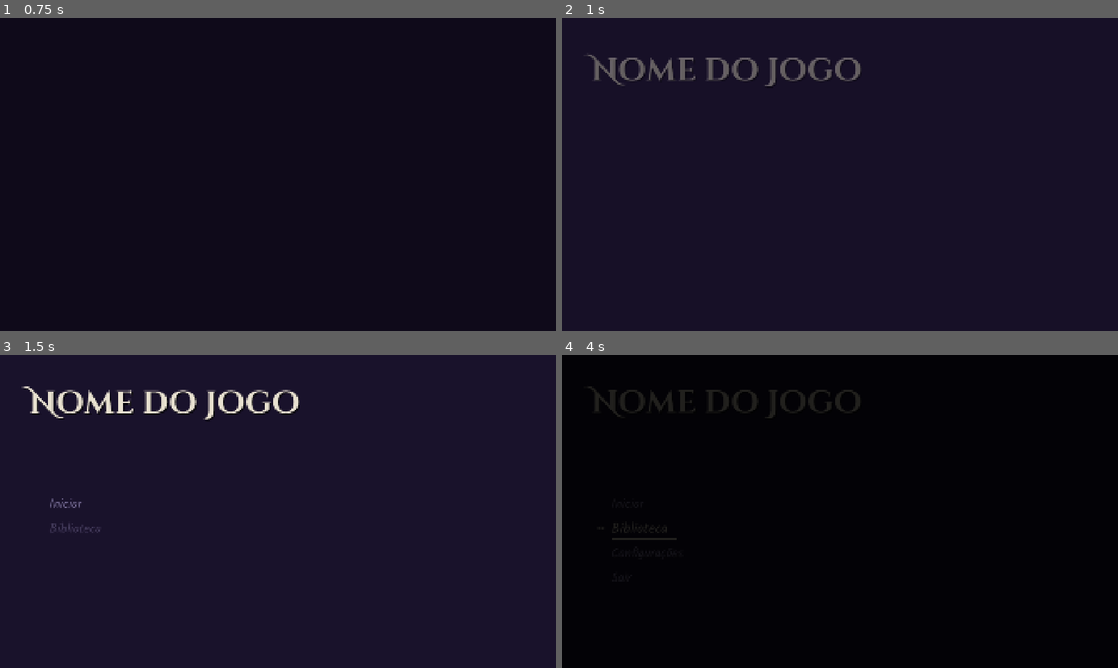
Above: before the commit, frames 1-4 (two rows, left to right).
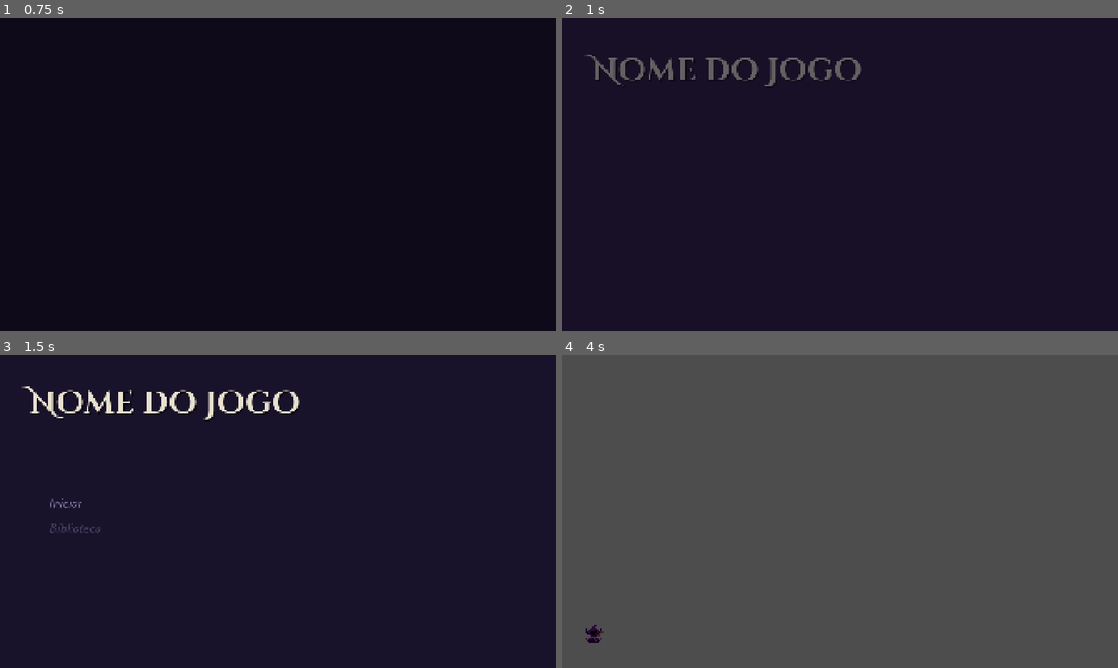
Above: after the commit, the same moments.

Repository: MateusEAlmeida/GJ-Dev-u
Game: Godot game, scene res://Intro/Intro.tscn
The game is run twice, just before and just after one commit, with the same random seed, the same clock (stepped at 60 frames per second) and the same inputs. Video files are missing from this copy of the repository; at most half a second of black plays in their place. Sound files missing from this copy of the repository are replaced by a short silence.
Inputs (mouse positions are in pixels of both pictures, inside the frame that each line leads up to):
- Up to frame 1 (0.75 s): tap Enter (ui_accept) at 0.5 s; move the mouse to (400, 158) at 0.52 s; hold Right (ui_right) from 0.53 s (still down); hold Enter (ui_accept) from 0.53 s (still down); click (400, 158) at 0.67 s
- Up to frame 2 (1 s): keep holding Right (ui_right); keep holding Enter (ui_accept)
- Up to frame 3 (1.5 s): keep holding Right (ui_right); move the mouse to (166, 527) at 1.27 s; release Enter (ui_accept) at 1.28 s; tap Enter (ui_accept) at 1.35 s
- Up to frame 4 (4 s): tap Enter (ui_accept) at 1.52, 1.82 s; release Right (ui_right) at 2 s; click "Iniciar" at 2 s; click (628, 505) at 2.75 s, where only the run before the commit has a clickable "Iniciar"; click (639, 530) at 3.5 s, where only the run before the commit has a clickable "Biblioteca"

Frame 1 is identical in both runs. In frame 2, 0.2% of the frame differs, in the area x 4-54%, y 11-21%; in frame 3, 0.6%; in frame 4, 100%, in the area x 0-100%, y 0-100%.

Commit message:
[ADD] animação e sprite do player + movimentação basica

Diff:
--- a/Menu/Menu.tscn
+++ b/Menu/Menu.tscn
@@ -15,9 +15,10 @@
 script = ExtResource("1_jf1j2")
 fonte_titulo = ExtResource("2_u03px")
 fonte_opcoes = ExtResource("3_crea4")
+cena_do_jogo = "uid://b8d5fyhhs02ny"
 cena_biblioteca = "uid://b776e0owy8bcj"
 musica_menu = ExtResource("2_e56cd")
-volume_musica_db = -10.5
+volume_musica_db = -21.5
 
 [node name="FundoProvisorio" type="ColorRect" parent="." unique_id=37291276]
 layout_mode = 0
--- /dev/null
+++ b/jogo/jogo.tscn
@@ -0,0 +1,269 @@
+[gd_scene format=3 uid="uid://b8d5fyhhs02ny"]
+
+[ext_resource type="Script" uid="uid://bkoenbbivf46f" path="res://jogo/player/character_body_2d.gd" id="1_en0u0"]
+[ext_resource type="Texture2D" uid="uid://7l6r6riuapwm" path="res://jogo/sprites/mago_spritesheet.png" id="2_t1vgo"]
+
+[sub_resource type="RectangleShape2D" id="RectangleShape2D_h018a"]
+size = Vector2(62, 64)
+
+[sub_resource type="AtlasTexture" id="AtlasTexture_en0u0"]
+atlas = ExtResource("2_t1vgo")
+region = Rect2(0, 32, 16, 16)
+
+[sub_resource type="AtlasTexture" id="AtlasTexture_ri866"]
+atlas = ExtResource("2_t1vgo")
+region = Rect2(16, 32, 16, 16)
+
+[sub_resource type="AtlasTexture" id="AtlasTexture_t1vgo"]
+atlas = ExtResource("2_t1vgo")
+region = Rect2(32, 32, 16, 16)
+
+[sub_resource type="AtlasTexture" id="AtlasTexture_ch246"]
+atlas = ExtResource("2_t1vgo")
+region = Rect2(48, 32, 16, 16)
+
+[sub_resource type="AtlasTexture" id="AtlasTexture_b05l3"]
+atlas = ExtResource("2_t1vgo")
+region = Rect2(0, 16, 16, 16)
+
+[sub_resource type="AtlasTexture" id="AtlasTexture_0rbln"]
+atlas = ExtResource("2_t1vgo")
+region = Rect2(16, 16, 16, 16)
+
+[sub_resource type="AtlasTexture" id="AtlasTexture_2j080"]
+atlas = ExtResource("2_t1vgo")
+region = Rect2(32, 16, 16, 16)
+
+[sub_resource type="AtlasTexture" id="AtlasTexture_ilh37"]
+atlas = ExtResource("2_t1vgo")
+region = Rect2(48, 16, 16, 16)
+
+[sub_resource type="AtlasTexture" id="AtlasTexture_bkx7t"]
+atlas = ExtResource("2_t1vgo")
+region = Rect2(0, 0, 16, 16)
+
+[sub_resource type="AtlasTexture" id="AtlasTexture_qpvg1"]
+atlas = ExtResource("2_t1vgo")
+region = Rect2(16, 0, 16, 16)
+
+[sub_resource type="AtlasTexture" id="AtlasTexture_8q6ba"]
+atlas = ExtResource("2_t1vgo")
+region = Rect2(32, 0, 16, 16)
+
+[sub_resource type="AtlasTexture" id="AtlasTexture_lk57l"]
+atlas = ExtResource("2_t1vgo")
+region = Rect2(48, 0, 16, 16)
+
+[sub_resource type="AtlasTexture" id="AtlasTexture_tv65q"]
+atlas = ExtResource("2_t1vgo")
+region = Rect2(0, 64, 16, 16)
+
+[sub_resource type="AtlasTexture" id="AtlasTexture_bgqau"]
+atlas = ExtResource("2_t1vgo")
+region = Rect2(16, 64, 16, 16)
+
+[sub_resource type="AtlasTexture" id="AtlasTexture_lms8j"]
+atlas = ExtResource("2_t1vgo")
+region = Rect2(32, 64, 16, 16)
+
+[sub_resource type="AtlasTexture" id="AtlasTexture_a3g5x"]
+atlas = ExtResource("2_t1vgo")
+region = Rect2(48, 64, 16, 16)
+
+[sub_resource type="AtlasTexture" id="AtlasTexture_1vh7m"]
+atlas = ExtResource("2_t1vgo")
+region = Rect2(0, 96, 16, 16)
+
+[sub_resource type="AtlasTexture" id="AtlasTexture_c66df"]
+atlas = ExtResource("2_t1vgo")
+region = Rect2(16, 96, 16, 16)
+
+[sub_resource type="AtlasTexture" id="AtlasTexture_efaf5"]
+atlas = ExtResource("2_t1vgo")
+region = Rect2(32, 96, 16, 16)
+
+[sub_resource type="AtlasTexture" id="AtlasTexture_in21l"]
+atlas = ExtResource("2_t1vgo")
+region = Rect2(48, 96, 16, 16)
+
+[sub_resource type="AtlasTexture" id="AtlasTexture_uy0k7"]
+atlas = ExtResource("2_t1vgo")
+region = Rect2(0, 80, 16, 16)
+
+[sub_resource type="AtlasTexture" id="AtlasTexture_2owfn"]
+atlas = ExtResource("2_t1vgo")
+region = Rect2(16, 80, 16, 16)
+
+[sub_resource type="AtlasTexture" id="AtlasTexture_h46mw"]
+atlas = ExtResource("2_t1vgo")
+region = Rect2(32, 80, 16, 16)
+
+[sub_resource type="AtlasTexture" id="AtlasTexture_ba2tl"]
+atlas = ExtResource("2_t1vgo")
+region = Rect2(48, 80, 16, 16)
+
+[sub_resource type="AtlasTexture" id="AtlasTexture_2hm5f"]
+atlas = ExtResource("2_t1vgo")
+region = Rect2(0, 48, 16, 16)
+
+[sub_resource type="AtlasTexture" id="AtlasTexture_b27pn"]
+atlas = ExtResource("2_t1vgo")
+region = Rect2(16, 48, 16, 16)
+
+[sub_resource type="AtlasTexture" id="AtlasTexture_5vbbf"]
+atlas = ExtResource("2_t1vgo")
+region = Rect2(32, 48, 16, 16)
+
+[sub_resource type="AtlasTexture" id="AtlasTexture_or88a"]
+atlas = ExtResource("2_t1vgo")
+region = Rect2(48, 48, 16, 16)
+
+[sub_resource type="SpriteFrames" id="SpriteFrames_t1vgo"]
+animations = [{
+"frames": [{
+"duration": 1.0,
+"texture": SubResource("AtlasTexture_en0u0")
+}, {
+"duration": 1.0,
+"texture": SubResource("AtlasTexture_ri866")
+}, {
+"duration": 1.0,
+"texture": SubResource("AtlasTexture_t1vgo")
+}, {
+"duration": 1.0,
+"texture": SubResource("AtlasTexture_ch246")
+}],
+"loop": 1,
+"name": &"andar_direita",
+"speed": 10.0
+}, {
+"frames": [{
+"duration": 1.0,
+"texture": SubResource("AtlasTexture_b05l3")
+}, {
+"duration": 1.0,
+"texture": SubResource("AtlasTexture_0rbln")
+}, {
+"duration": 1.0,
+"texture": SubResource("AtlasTexture_2j080")
+}, {
+"duration": 1.0,
+"texture": SubResource("AtlasTexture_ilh37")
+}],
+"loop": 1,
+"name": &"andar_esquerda",
+"speed": 10.0
+}, {
+"frames": [{
+"duration": 1.0,
+"texture": SubResource("AtlasTexture_bkx7t")
+}, {
+"duration": 1.0,
+"texture": SubResource("AtlasTexture_qpvg1")
+}, {
+"duration": 1.0,
+"texture": SubResource("AtlasTexture_8q6ba")
+}, {
+"duration": 1.0,
+"texture": SubResource("AtlasTexture_lk57l")
+}],
+"loop": 1,
+"name": &"parado",
+"speed": 6.0
+}, {
+"frames": [{
+"duration": 1.0,
+"texture": SubResource("AtlasTexture_tv65q")
+}, {
+"duration": 1.0,
+"texture": SubResource("AtlasTexture_bgqau")
+}, {
+"duration": 1.0,
+"texture": SubResource("AtlasTexture_lms8j")
+}, {
+"duration": 1.0,
+"texture": SubResource("AtlasTexture_a3g5x")
+}],
+"loop": 0,
+"name": &"pulo",
+"speed": 12.0
+}, {
+"frames": [{
+"duration": 1.0,
+"texture": SubResource("AtlasTexture_1vh7m")
+}, {
+"duration": 1.0,
+"texture": SubResource("AtlasTexture_c66df")
+}, {
+"duration": 1.0,
+"texture": SubResource("AtlasTexture_efaf5")
+}, {
+"duration": 1.0,
+"texture": SubResource("AtlasTexture_in21l")
+}],
+"loop": 0,
+"name": &"pulo_direita",
+"speed": 12.0
+}, {
+"frames": [{
+"duration": 1.0,
+"texture": SubResource("AtlasTexture_uy0k7")
+}, {
+"duration": 1.0,
+"texture": SubResource("AtlasTexture_2owfn")
+}, {
+"duration": 1.0,
+"texture": SubResource("AtlasTexture_h46mw")
+}, {
+"duration": 1.0,
+"texture": SubResource("AtlasTexture_ba2tl")
+}],
+"loop": 0,
+"name": &"pulo_esquerda",
+"speed": 12.0
+}, {
+"frames": [{
+"duration": 1.0,
+"texture": SubResource("AtlasTexture_2hm5f")
+}, {
+"duration": 1.0,
+"texture": SubResource("AtlasTexture_b27pn")
+}, {
+"duration": 1.0,
+"texture": SubResource("AtlasTexture_5vbbf")
+}, {
+"duration": 1.0,
+"texture": SubResource("AtlasTexture_or88a")
+}],
+"loop": 1,
+"name": &"queda",
+"speed": 10.0
+}]
+
+[sub_resource type="RectangleShape2D" id="RectangleShape2D_xxo5p"]
+size = Vector2(1908, 67)
+
+[node name="Jogo" type="Node2D" unique_id=418937468]
+
+[node name="player" type="CharacterBody2D" parent="." unique_id=1177870846]
+position = Vector2(110, 121)
+script = ExtResource("1_en0u0")
+
+[node name="CollisionShape2D" type="CollisionShape2D" parent="player" unique_id=478248306]
+position = Vector2(0, 1)
+shape = SubResource("RectangleShape2D_h018a")
+
+[node name="AnimatedSprite2D" type="AnimatedSprite2D" parent="player" unique_id=523246509]
+position = Vector2(0, 1)
+scale = Vector2(4, 4)
+sprite_frames = SubResource("SpriteFrames_t1vgo")
+animation = &"pulo"
+
+[node name="StaticBody2D" type="StaticBody2D" parent="." unique_id=1039935383]
+position = Vector2(127, 565)
+
+[node name="CollisionShape2D" type="CollisionShape2D" parent="StaticBody2D" unique_id=224928568]
+position = Vector2(836, 482.5)
+shape = SubResource("RectangleShape2D_xxo5p")
+
+[node name="Sprite2D" type="Sprite2D" parent="StaticBody2D" unique_id=471541401]
--- /dev/null
+++ b/jogo/player/character_body_2d.gd
@@ -0,0 +1,57 @@
+extends CharacterBody2D
+
+const SPEED = 300.0
+const JUMP_VELOCITY = -400.0
+
+@onready var sprite: AnimatedSprite2D = $AnimatedSprite2D
+
+var olhando_esquerda := false
+
+
+func _physics_process(delta: float) -> void:
+	if not is_on_floor():
+		velocity += get_gravity() * delta
+
+	if Input.is_action_just_pressed("ui_accept") and is_on_floor():
+		velocity.y = JUMP_VELOCITY
+
+	var direcao := Input.get_axis("ui_left", "ui_right")
+	if direcao:
+		velocity.x = direcao * SPEED
+		olhando_esquerda = direcao < 0
+	else:
+		velocity.x = move_toward(velocity.x, 0, SPEED)
+
+	move_and_slide()
+	_atualizar_animacao(direcao)
+
+
+func _atualizar_animacao(direcao: float) -> void:
+	var anim := ""
+	if not is_on_floor():
+		if velocity.y < 0:
+			if direcao < 0:
+				anim = "pulo_esquerda"
+			elif direcao > 0:
+				anim = "pulo_direita"
+			else:
+				anim = "pulo"
+		else:
+			anim = "queda"
+	elif direcao < 0:
+		anim = "andar_esquerda"
+	elif direcao > 0:
+		anim = "andar_direita"
+	else:
+		anim = "parado"
+
+	var tem_lado := anim.begins_with("andar") or anim.begins_with("pulo_")
+	sprite.flip_h = olhando_esquerda and not tem_lado
+
+	if sprite.animation != anim:
+		var era_pulo := String(sprite.animation).begins_with("pulo")
+		var quadro := sprite.frame
+		var progresso := sprite.frame_progress
+		sprite.play(anim)
+		if era_pulo and anim.begins_with("pulo"):
+			sprite.set_frame_and_progress(quadro, progresso)
--- a/project.godot
+++ b/project.godot
@@ -28,4 +28,5 @@
 
 [rendering]
 
+textures/canvas_textures/default_texture_filter=0
 rendering_device/driver.windows="d3d12"
Not shown, added: jogo/player/character_body_2d.gd.uid
Binary file added: jogo/sprites/mago_spritesheet.png
Not shown, added: jogo/sprites/mago_spritesheet.png.import
